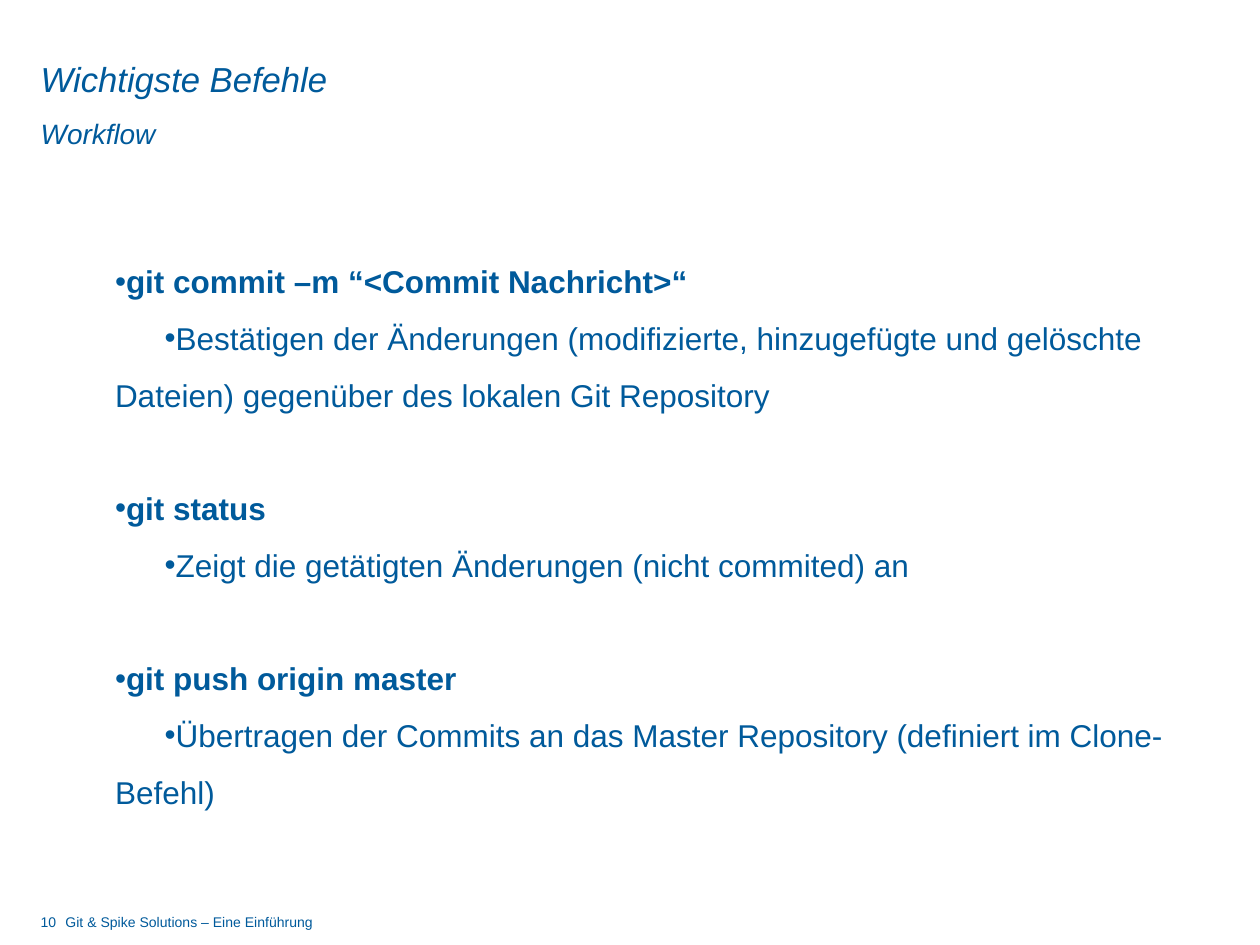
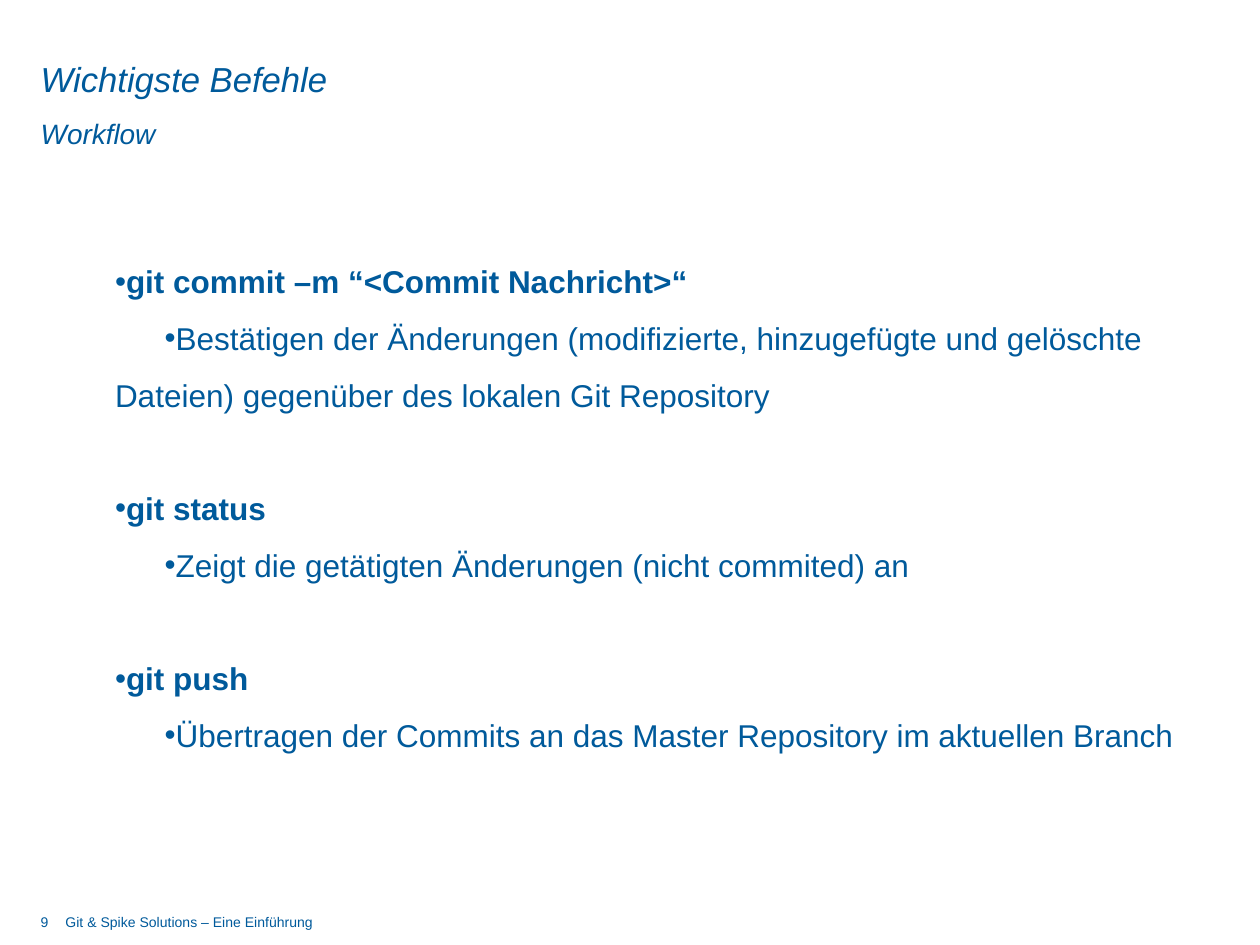
Before and after one commit to dot5343/TestRep, a slide deck: slide 9 of git_vortrag.pptx (slide 10 before the commit). Drawn at 1260x945 pixels with LibreOffice and Linux fonts; fonts in the diff are those of the drawing; background and template pictures are left out. Boxes give left, top, right and bottom in pixels: in the first picture for what was removed or moved away, otherwise in the second. Text is boxed around its words. In the diff, an @@ line names an element or a change of style, - is before the commit and + after.

```diff
--- a/git_vortrag.pptx
+++ b/git_vortrag.pptx
@@ text at (126, 667, 1173, 753): text changed @@
-• git push origin master
-  • Übertragen der Commits an das Master Repository (definiert im Clone-Befehl)
+• git push
+  • Übertragen der Commits an das Master Repository im aktuellen Branch
@@ page number at (41, 917, 49, 927): text changed @@
-10
+9
```
Also in this commit, not shown: 8 other slides changed, 1 slide added, 1 slide removed.
